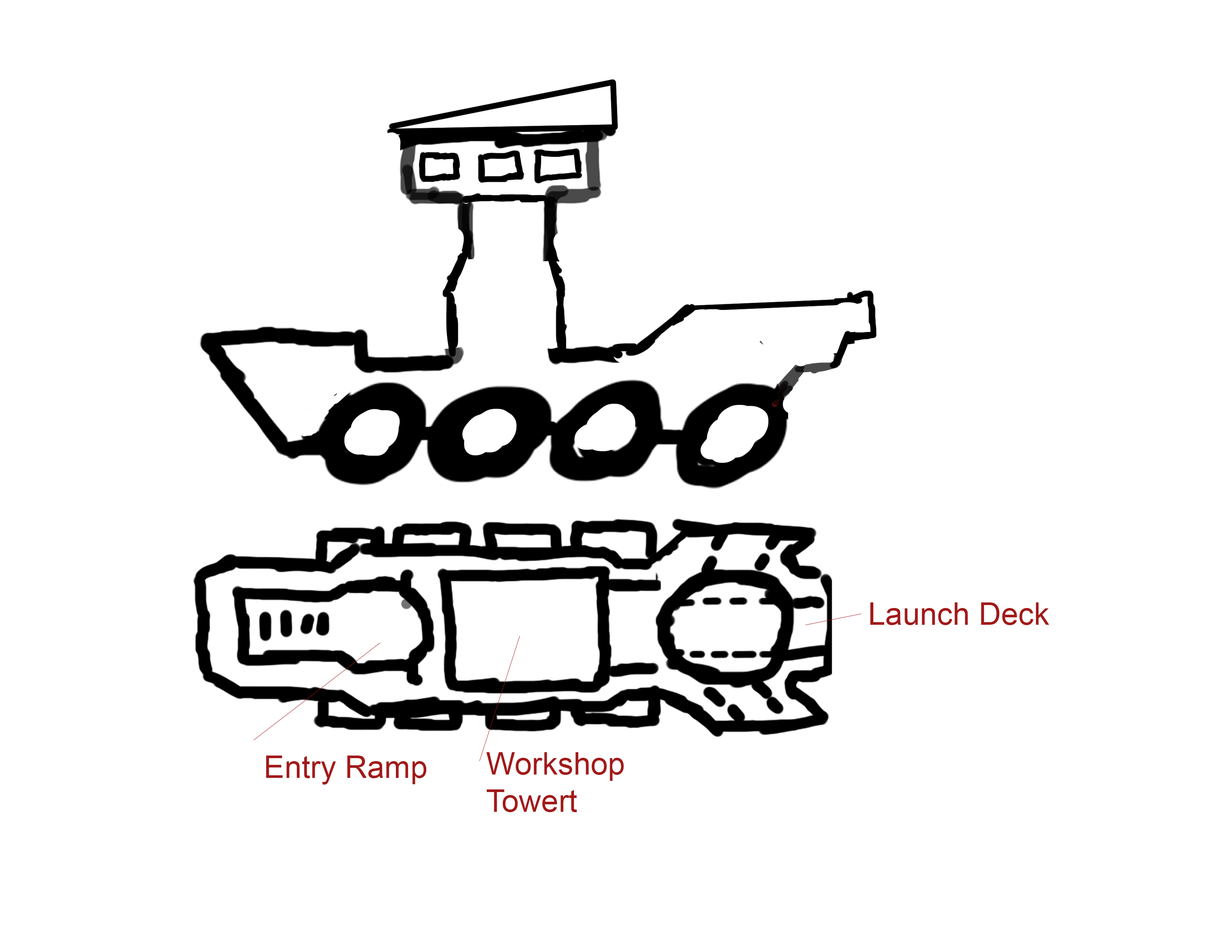
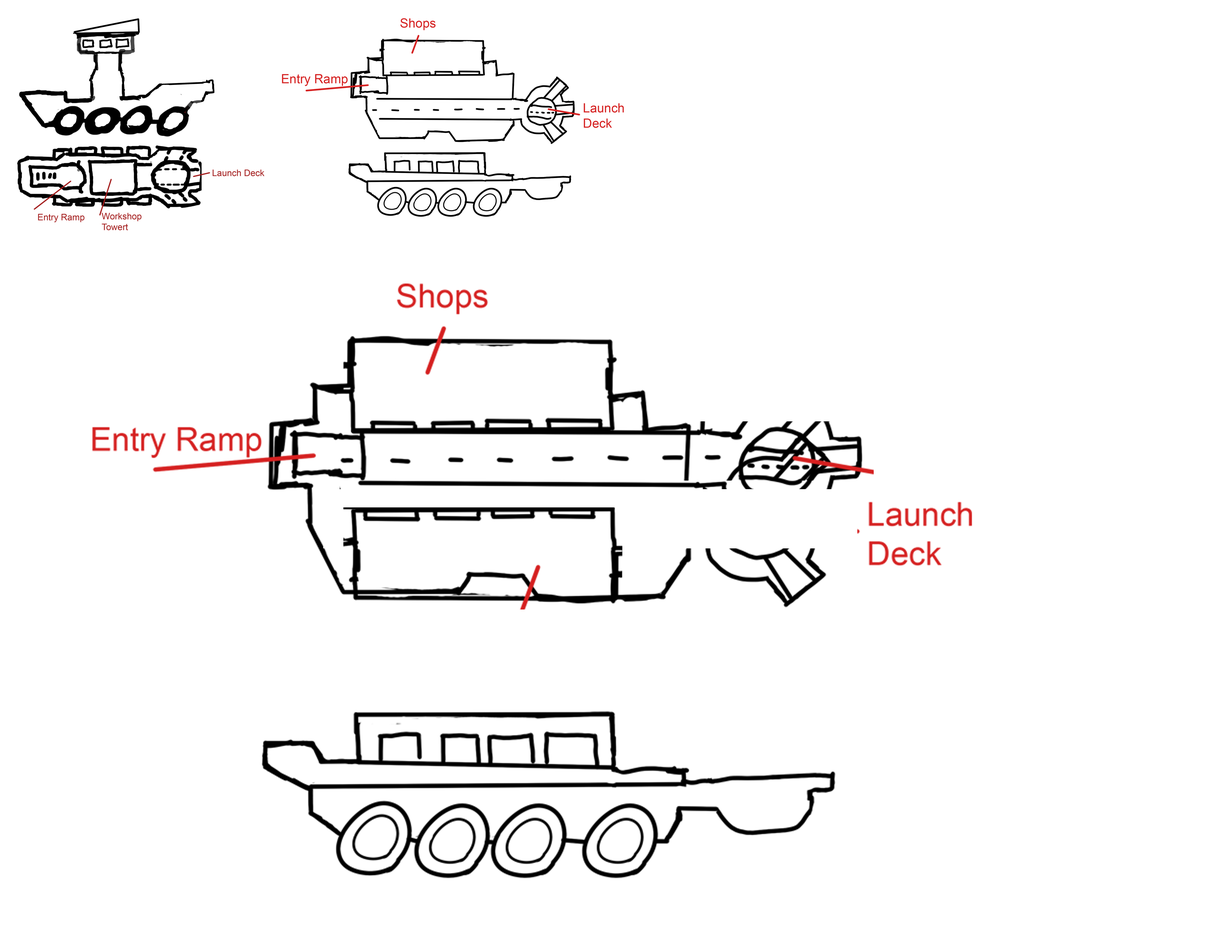
Layer changes from the first w=1229, h=950 image to the second:
added layer "Layer 1" above "2nd Draft" over [left=343, top=507, right=623, bottom=610]
renamed "Shape 3" to "2nd Draft", painted on it over [left=92, top=283, right=973, bottom=879]
removed layer "Entry Ramp" over [left=265, top=755, right=427, bottom=785]
removed layer "Workshop Towert" over [left=486, top=752, right=624, bottom=813]
removed layer "Launch Deck" over [left=870, top=602, right=1050, bottom=626]
removed layer "Concept" over [left=192, top=78, right=878, bottom=738]
added layer "2nd Draft" (2nd of 2) above "1st Draft" over [left=281, top=18, right=624, bottom=217]
added layer "1st Draft" above "Background" over [left=16, top=18, right=265, bottom=231]
